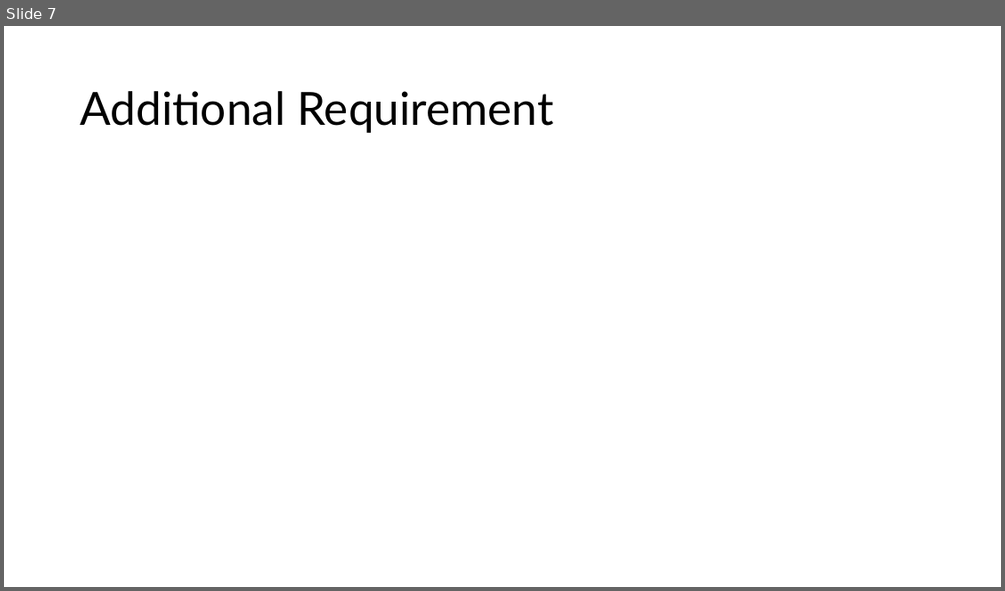
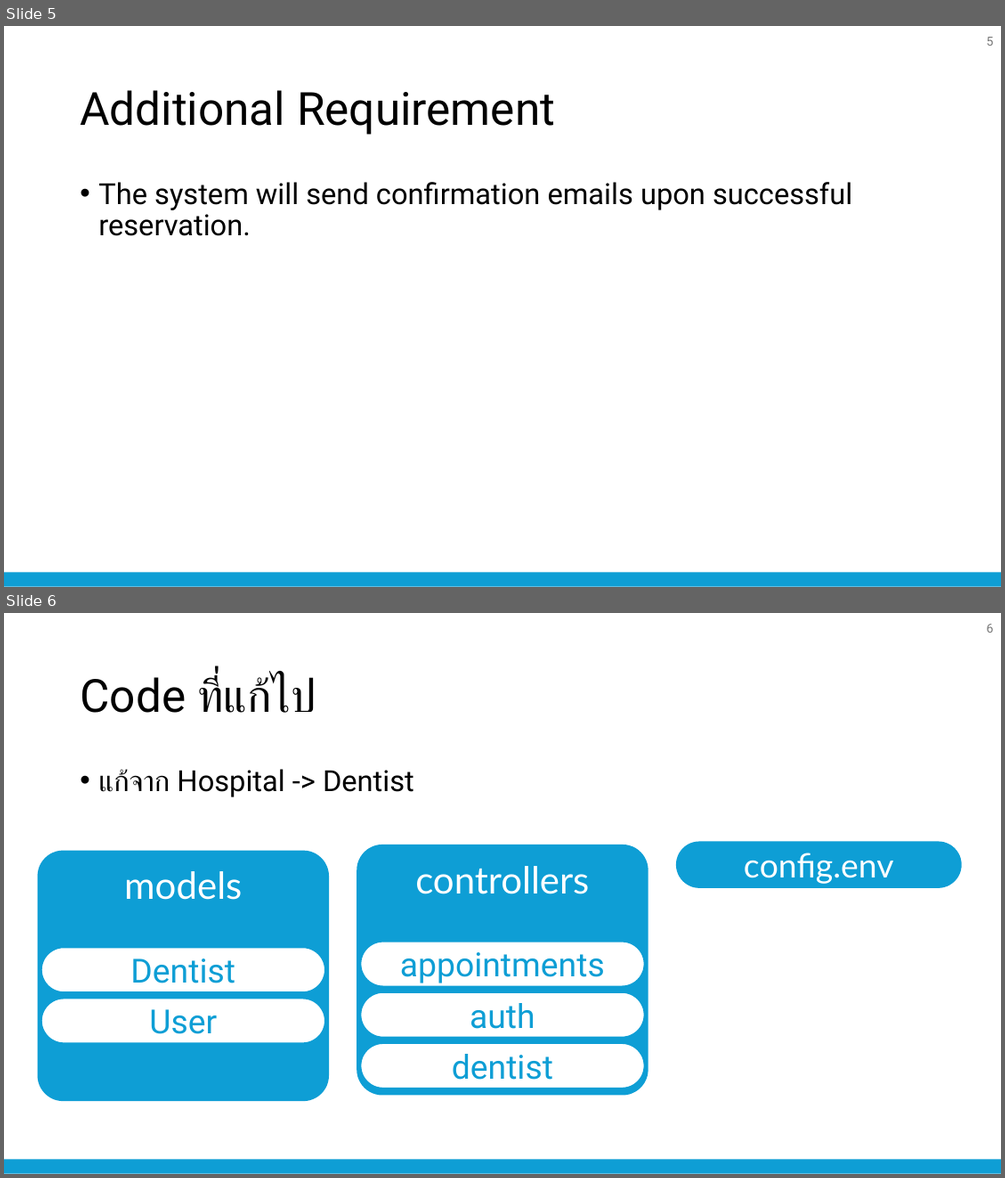
Before and after one commit to nattapong232/DentistBooking, a slide deck: SRS.pptx. Shown one above the other, each under a label of ours: slide 7 before the commit, slides 5 and 6 after it. The pictures are 1005x591 and 1005x1178 pixels, drawn with LibreOffice and Linux fonts; fonts in the diff are those of the drawing. Boxes give left, top, right and bottom in pixels: in the first picture for what was removed or moved away, otherwise in the second. Text is boxed around its words. In the diff, an @@ line names an element or a change of style, - is before the commit and + after.

```diff
--- a/SRS.pptx
+++ b/SRS.pptx
@@ slide 6 added at [4,613,1001,1174], background #FFFFFF; not listed: 1 template element that a slide beside it also shows @@
@@ page number added at [987,624,994,633], 12 pt, text #797979 @@
+6
@@ title added at [80,676,316,713], 44 pt, text #000000 @@
+Code ที่แก้ไป
@@ text added at [98,769,414,797], 28 pt, text #000000 @@
+• แก้จาก Hospital -> Dentist
@@ rounded rectangle added at [39,851,329,1100], fill #0E9ED5, outline #0E9ED5 1.5 pt, 36 pt, text #FFFFFF @@
+models
@@ rounded rectangle added at [677,842,961,887], fill #0E9ED5, outline #0E9ED5 1.5 pt, 32 pt, text #FFFFFF @@
+config.env
@@ rounded rectangle added at [41,948,325,992], fill #FFFFFF, outline #0E9ED5 1.5 pt, 32 pt, text #0E9ED5 @@
+Dentist
@@ rounded rectangle added at [41,998,325,1043], fill #FFFFFF, outline #0E9ED5 1.5 pt, 32 pt, text #0E9ED5 @@
+User
@@ group added at [357,845,647,1094]: 4 rounded rectangles @@
+controllers
+appointments
+auth
+dentist
@@ what was slide 7 is now slide 5 @@
@@ slide 5 changed as well @@
@@ page number added at [987,37,994,46], 12 pt, text #797979 @@
+5
@@ title "Additional Requirement" at [80,90,555,135]: font Lato to Roboto @@
@@ text added at [98,182,852,236], 28 pt, text #000000 @@
+• The system will send confirmation emails upon successful reservation.
@@ rounded rectangle added at [4,572,1001,586], fill #0E9ED5 @@
```
Also in this commit, not shown: 6 other slides changed, 12 other slides added, 3 slides removed, 12 other files.
